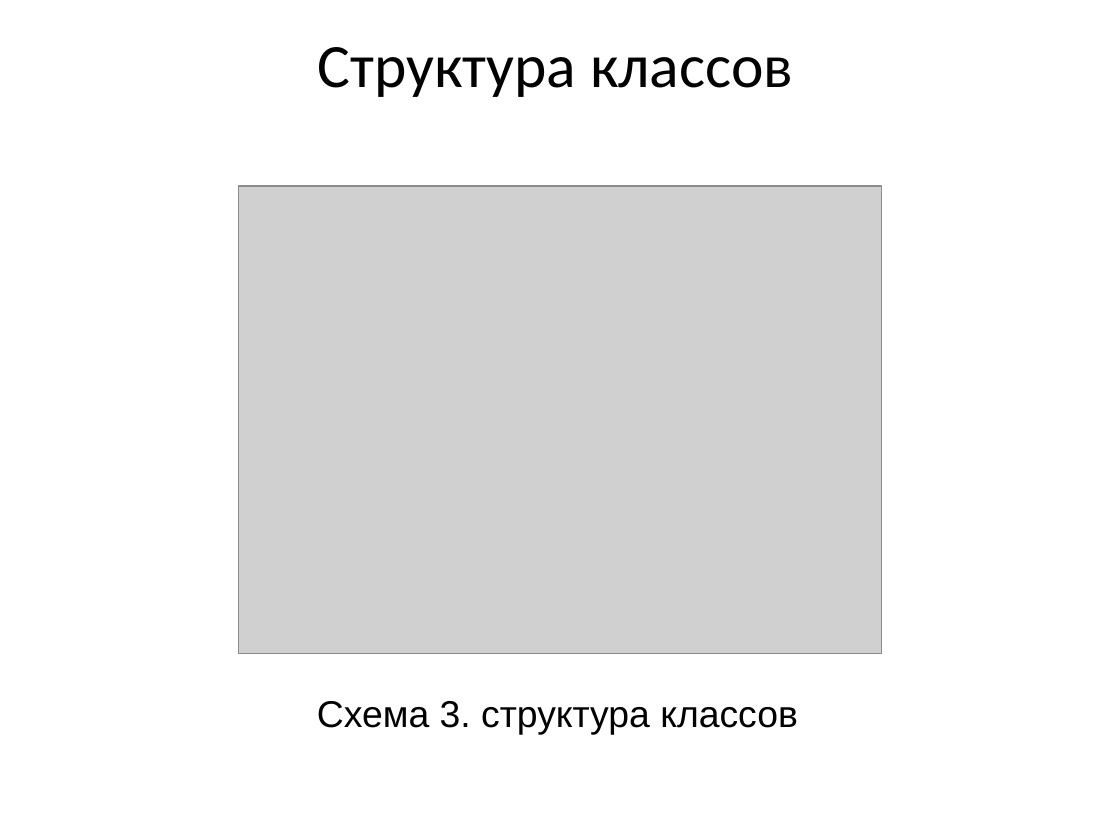
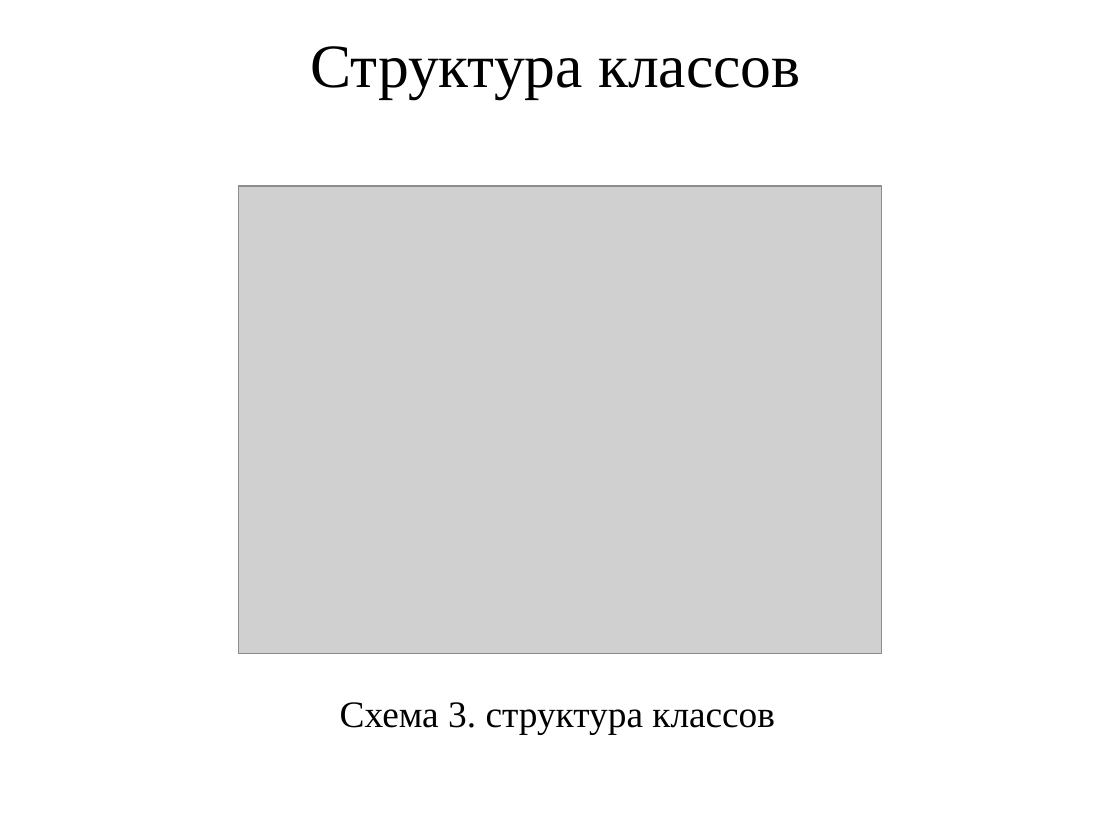
Before and after one commit to vadimgilka/WebsiteOperatorRates, a slide deck: slide 13 of Documentation/Pre-defense/First/Presentation.pptx (slide 14 before the commit). Drawn at 1120x840 pixels with LibreOffice and Linux fonts; fonts in the diff are those of the drawing; grey boxes stand for pictures. Boxes give left, top, right and bottom in pixels: in the first picture for what was removed or moved away, otherwise in the second. Text is boxed around its words. In the diff, an @@ line names an element or a change of style, - is before the commit and + after.

```diff
--- a/Documentation/Pre-defense/First/Presentation.pptx
+++ b/Documentation/Pre-defense/First/Presentation.pptx
@@ title "Структура классов" at (310,46,800,99): font Calibri to Times New Roman @@
@@ subtitle "Схема 3. структура классов" at (340,702,775,734): font Arial to Times New Roman @@
```
Also in this commit, not shown: 12 other slides changed, 1 slide removed.
